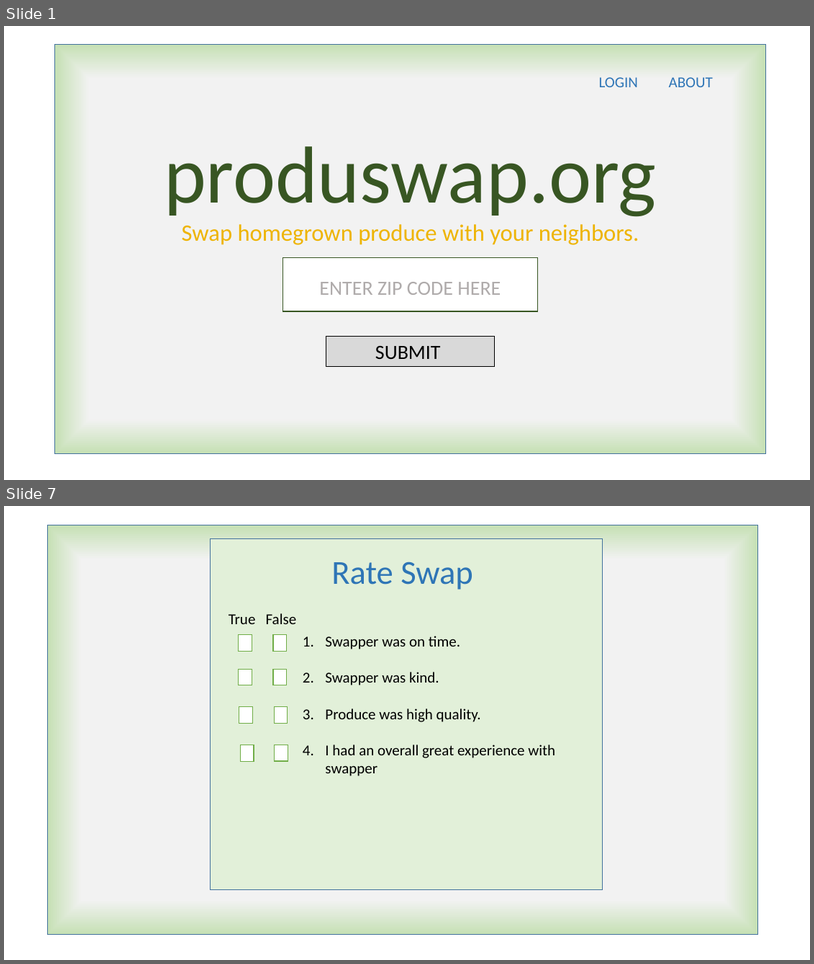
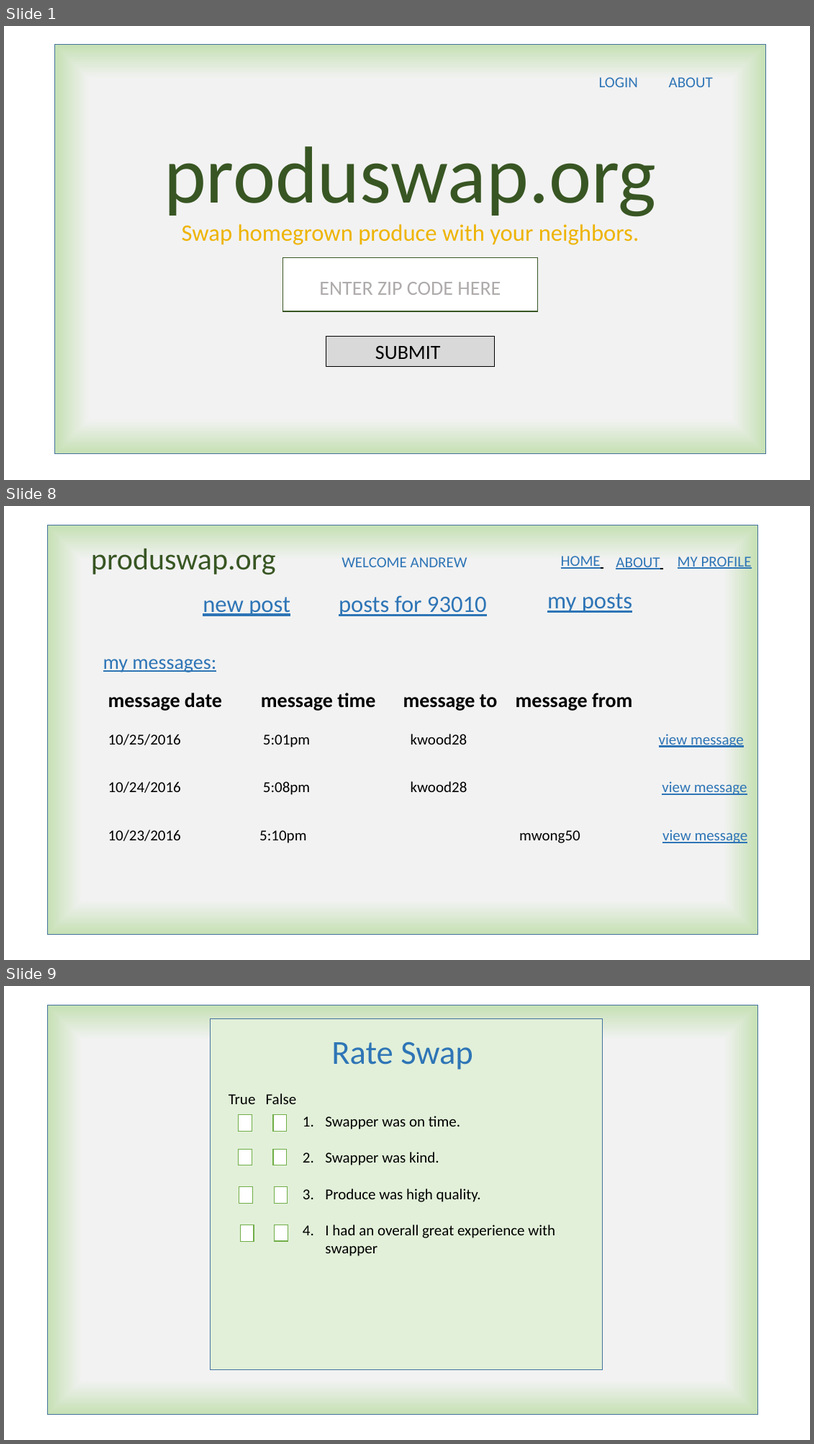
Before and after one commit to agonzalez27/project2_produswap-org, a slide deck: produswap-org.pptx. Shown one above the other, each under a label of ours: slides 1 and 7 before the commit, slides 1, 8 and 9 after it; the slides between them are not shown. The pictures are 814x964 and 814x1444 pixels, drawn with LibreOffice and Linux fonts; fonts in the diff are those of the drawing. Boxes give left, top, right and bottom in pixels: in the first picture for what was removed or moved away, otherwise in the second. Text is boxed around its words. In the diff, an @@ line names an element or a change of style, - is before the commit and + after.

```diff
--- a/produswap-org.pptx
+++ b/produswap-org.pptx
@@ slide 8 added at <box>4,506,810,960</box>, background #FFFFFF @@
@@ rectangle added at <box>47,525,759,934</box>, fill gradient #F2F2F2 to #C5E0B4, outline #43739E 1 pt @@
@@ text added at <box>91,548,276,574</box>, 36 pt, text #385723 @@
+produswap.org
@@ text added at <box>342,557,468,567</box>, 18 pt, text #2E75B6 @@
+WELCOME ANDREW
@@ text added at <box>561,556,601,569</box>, 18 pt, text #2E75B6, underline @@
+HOME
@@ text added at <box>616,557,660,569</box>, 18 pt, text #2E75B6, underline @@
+ABOUT
@@ text added at <box>678,556,752,569</box>, 18 pt, text #2E75B6, underline @@
+MY PROFILE
@@ text added at <box>203,597,291,616</box>, 28 pt, text #2E75B6, underline @@
+new post
@@ text added at <box>339,595,487,616</box>, 28 pt, text #2E75B6, underline @@
+posts for 93010
@@ text added at <box>548,593,633,613</box>, 28 pt, text #2E75B6, underline @@
+my posts
@@ text added at <box>103,659,216,672</box>, 24 pt, text #2E75B6, underline @@
+my messages:
@@ text added at <box>108,692,633,710</box>, 24 pt, text #000000, bold @@
+message date message time message to message from
@@ text added at <box>108,734,744,747</box>, 18 pt, text #000000 @@
+10/25/2016 5:01pm kwood28 view message
@@ text added at <box>108,781,748,795</box>, 18 pt, text #000000 @@
+10/24/2016 5:08pm kwood28 view message
@@ text added at <box>108,829,748,843</box>, 18 pt, text #000000 @@
+10/23/2016 5:10pm mwong50 view message
@@ what was slide 7 is now slide 9 @@
```
Also in this commit, not shown: 5 slides changed, 3 other slides added, 7 other files.
